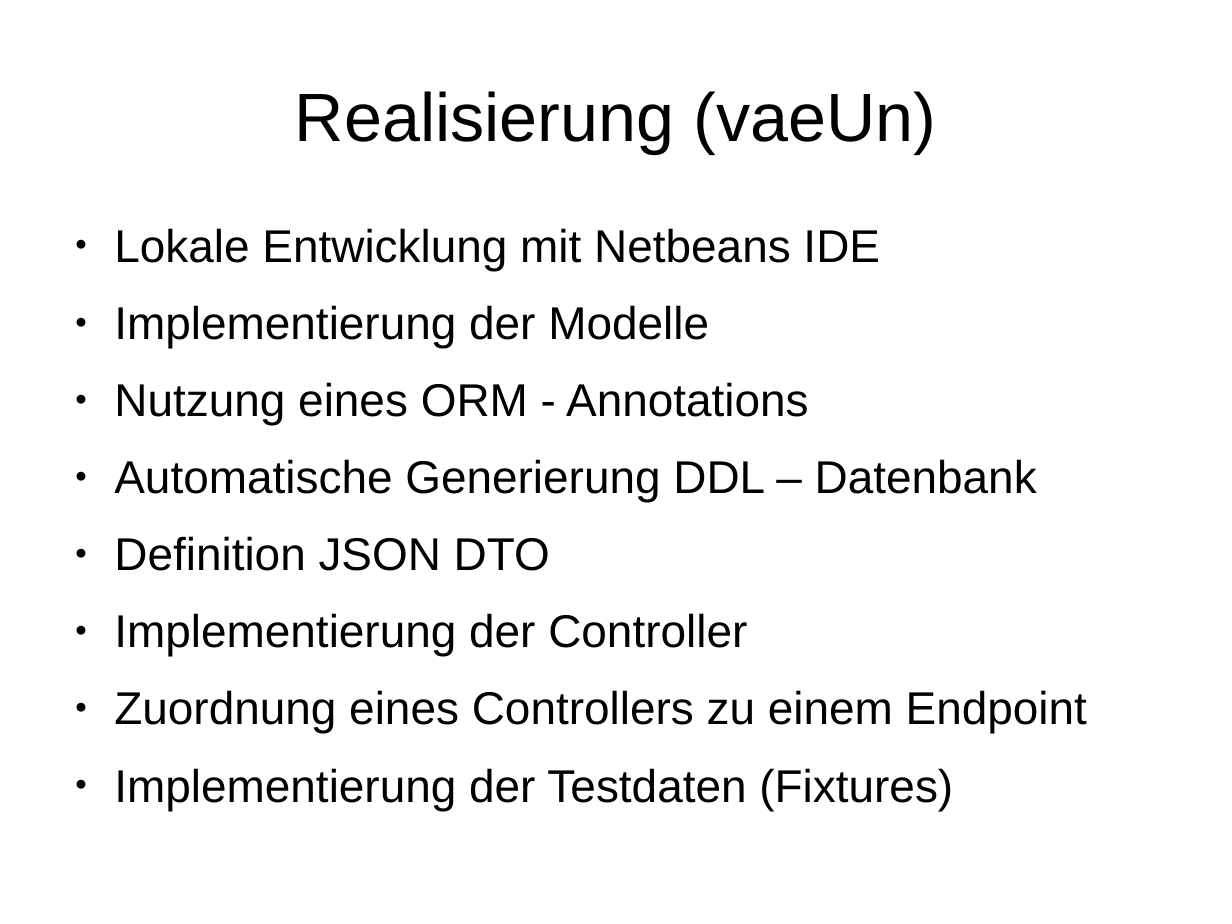
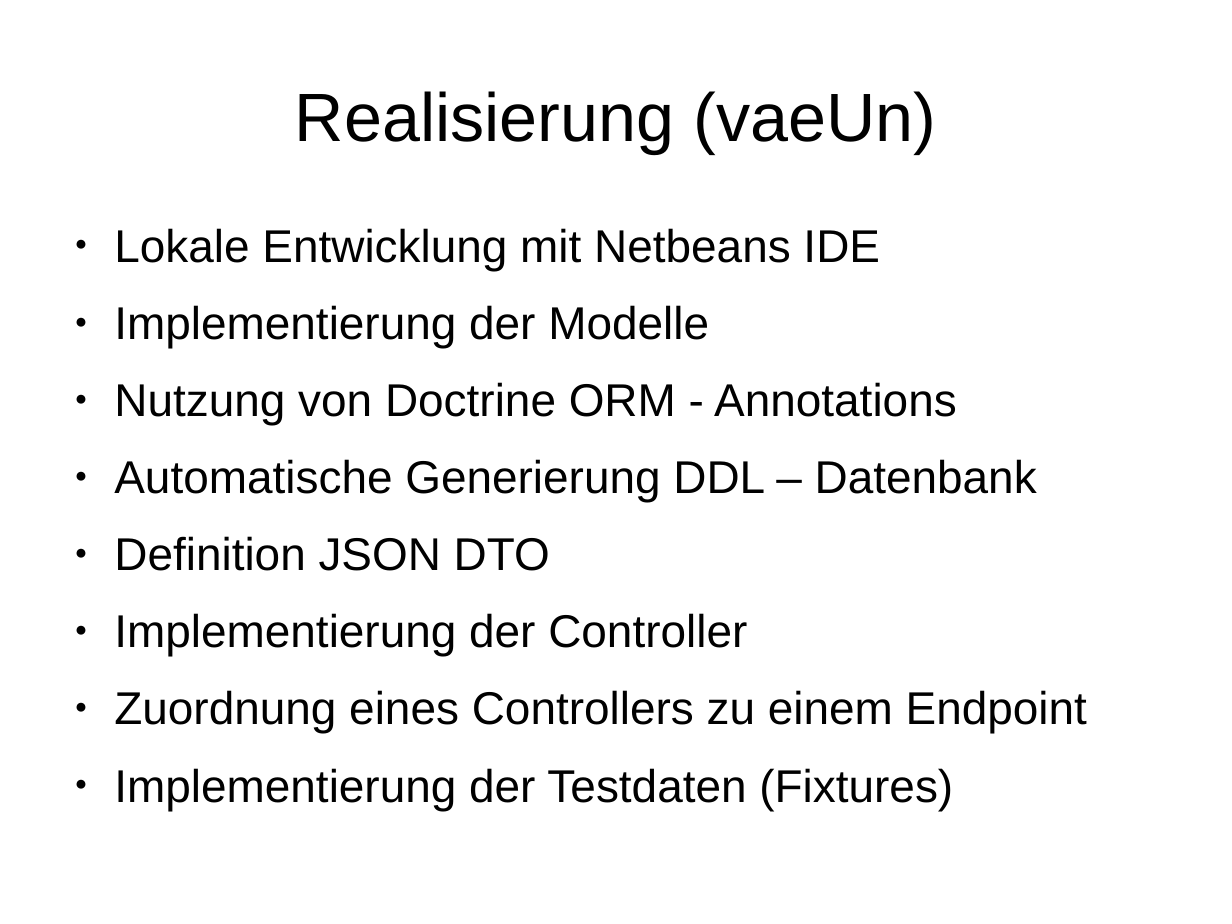
Before and after one commit to janhelmle/weiterbildung_fachinformatiker_ihk_projektantrag, a slide deck: slide 11 of praesentation/presentation_v1.odp. Drawn at 1232x924 pixels with LibreOffice and Linux fonts; fonts in the diff are those of the drawing. Boxes give left, top, right and bottom in pixels: in the first picture for what was removed or moved away, otherwise in the second. Text is boxed around its words. In the diff, an @@ line names an element or a change of style, - is before the commit and + after.

```diff
--- a/praesentation/presentation_v1.odp
+++ b/praesentation/presentation_v1.odp
@@ text at [114, 382, 957, 425]: text changed @@
-● Nutzung eines ORM - Annotations
+● Nutzung von Doctrine ORM - Annotations
```
Also in this commit, not shown: 1 other file.
